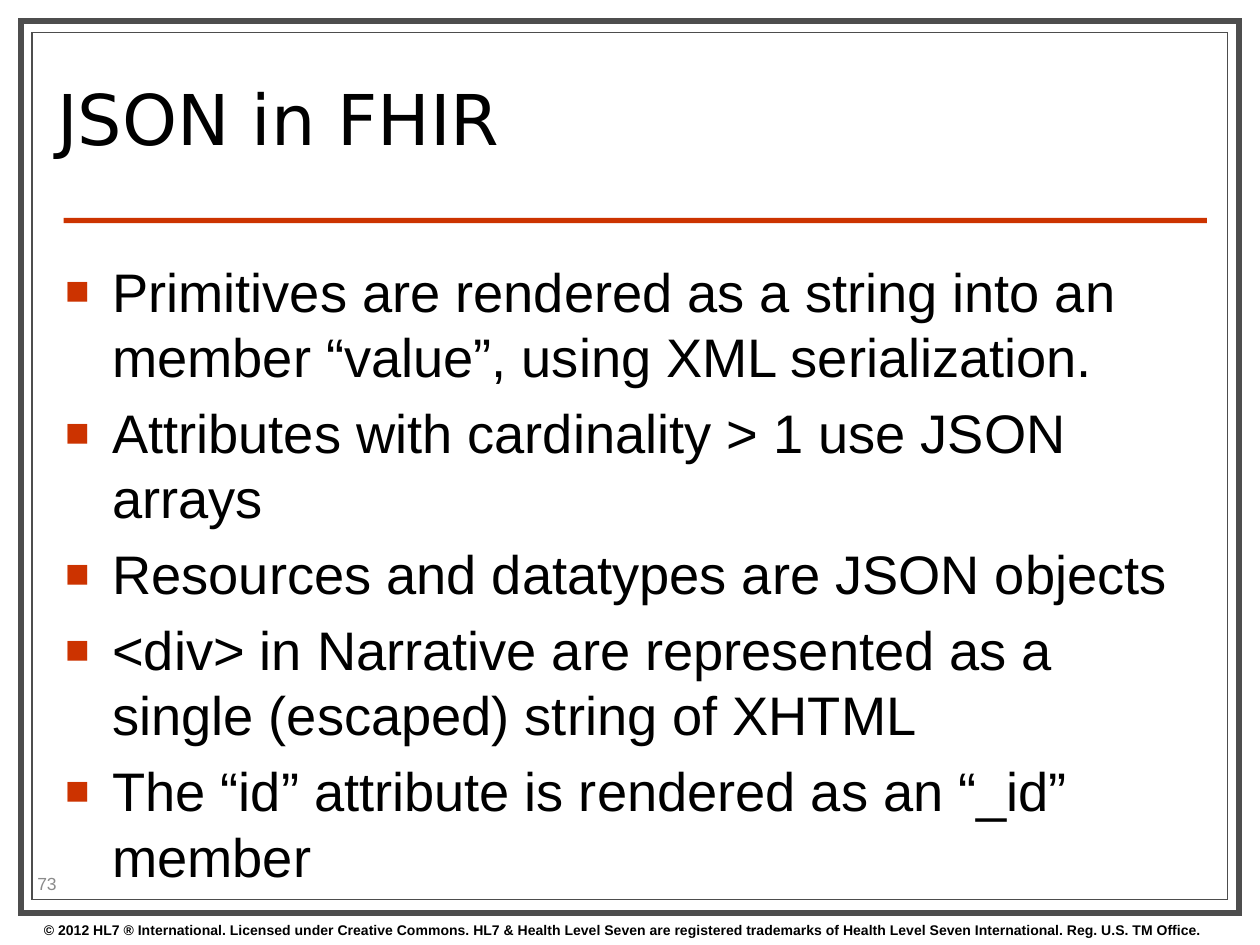
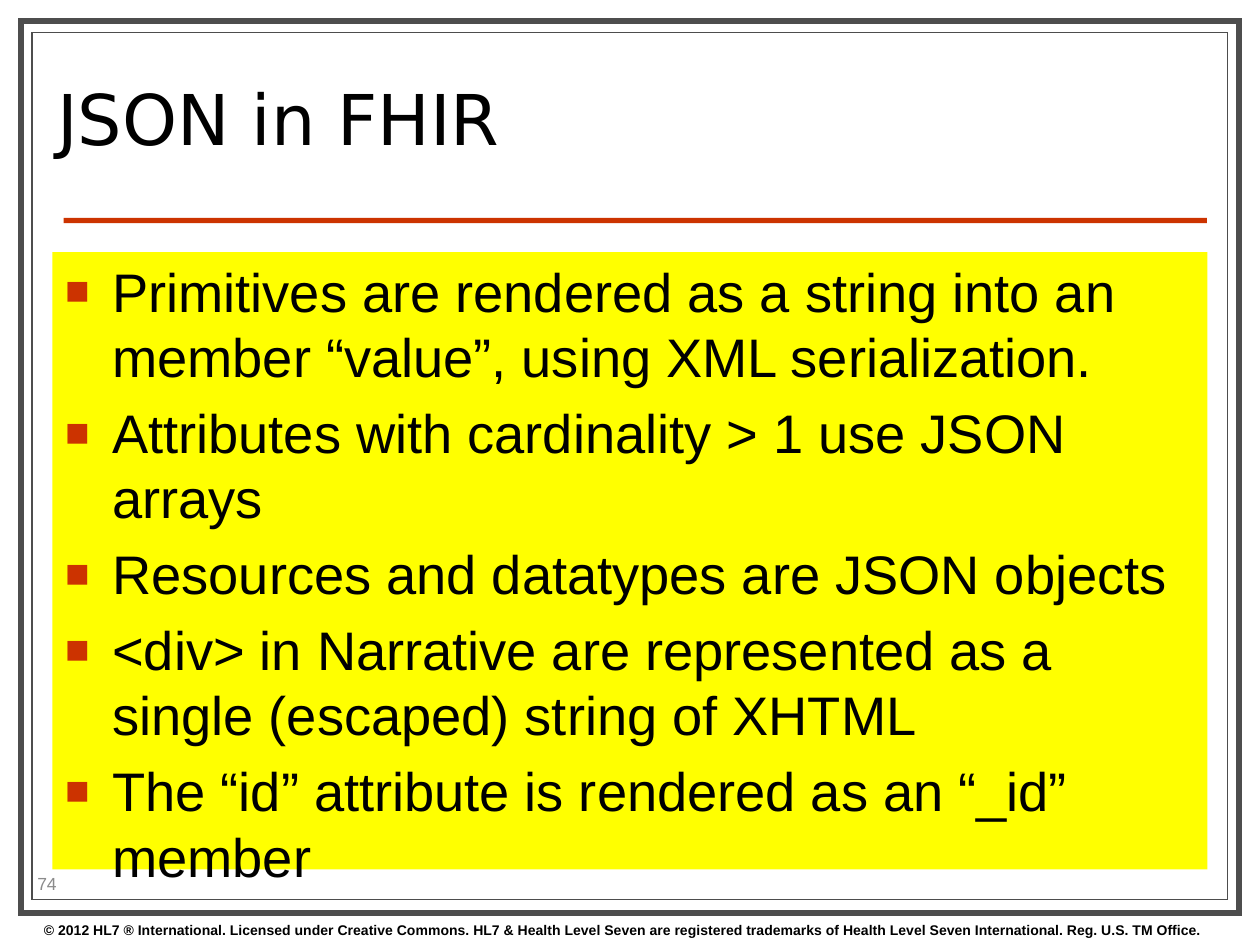
Before and after one commit to vista-novo/fhir, a slide deck: slide 74 of presentations/2013-01 Tutorials/201301 - Phoenix - FhirForDevelopersWGMTutorial.pptx (slide 73 before the commit). Drawn at 1260x945 pixels with LibreOffice and Linux fonts; fonts in the diff are those of the drawing; background and template pictures are left out. Boxes give left, top, right and bottom in pixels: in the first picture for what was removed or moved away, otherwise in the second. Text is boxed around its words. In the diff, an @@ line names an element or a change of style, - is before the commit and + after.

```diff
--- a/presentations/2013-01 Tutorials/201301 - Phoenix - FhirForDevelopersWGMTutorial.pptx
+++ b/presentations/2013-01 Tutorials/201301 - Phoenix - FhirForDevelopersWGMTutorial.pptx
@@ text "Primitives are rendered as a ...": place and size @@
-text "Primitives are rendered as a ..." at [112, 272, 1167, 878]
+text "Primitives are rendered as a ..." at [53, 252, 1208, 869]
@@ text "Primitives are rendered as a ..." at [53, 252, 1208, 869]: fill none to #FFFF00 @@
@@ page number at [37, 878, 56, 890]: text changed @@
-73
+74
```
Also in this commit, not shown: 4 other slides changed, 12 slides added, 3 slides removed.
